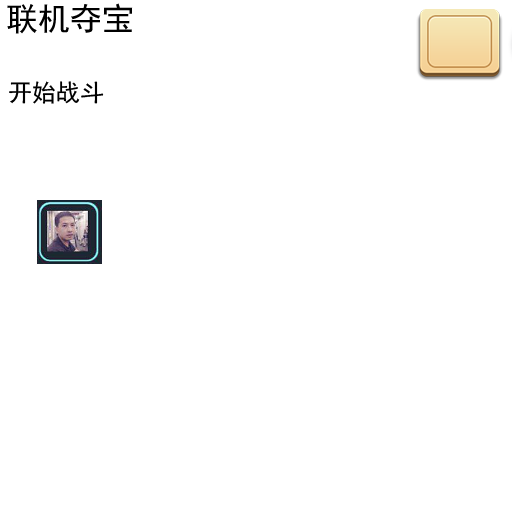
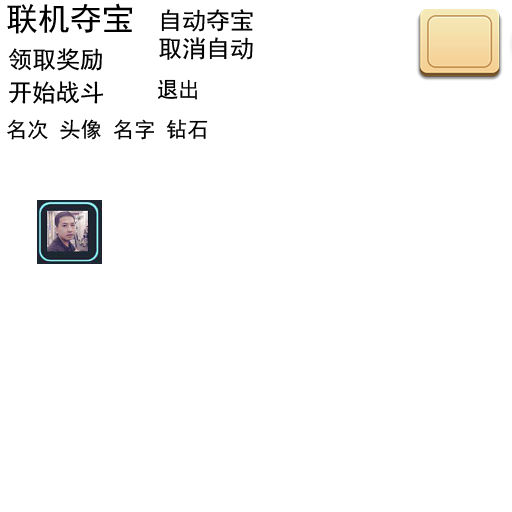
Comparing the layer stacks of the two 512px x 512px images. Changes:
added layer "取消自动" above "自动夺宝" over left=159, top=37, right=253, bottom=60
added layer "自动夺宝" above "退出" over left=161, top=9, right=253, bottom=32
added layer "退出" above "名次 头像 名字 钻石" over left=158, top=79, right=197, bottom=100
added layer "名次 头像 名字 钻石" above "领取奖励" over left=7, top=119, right=208, bottom=140
added layer "领取奖励" above "开始战斗" over left=8, top=48, right=102, bottom=71
